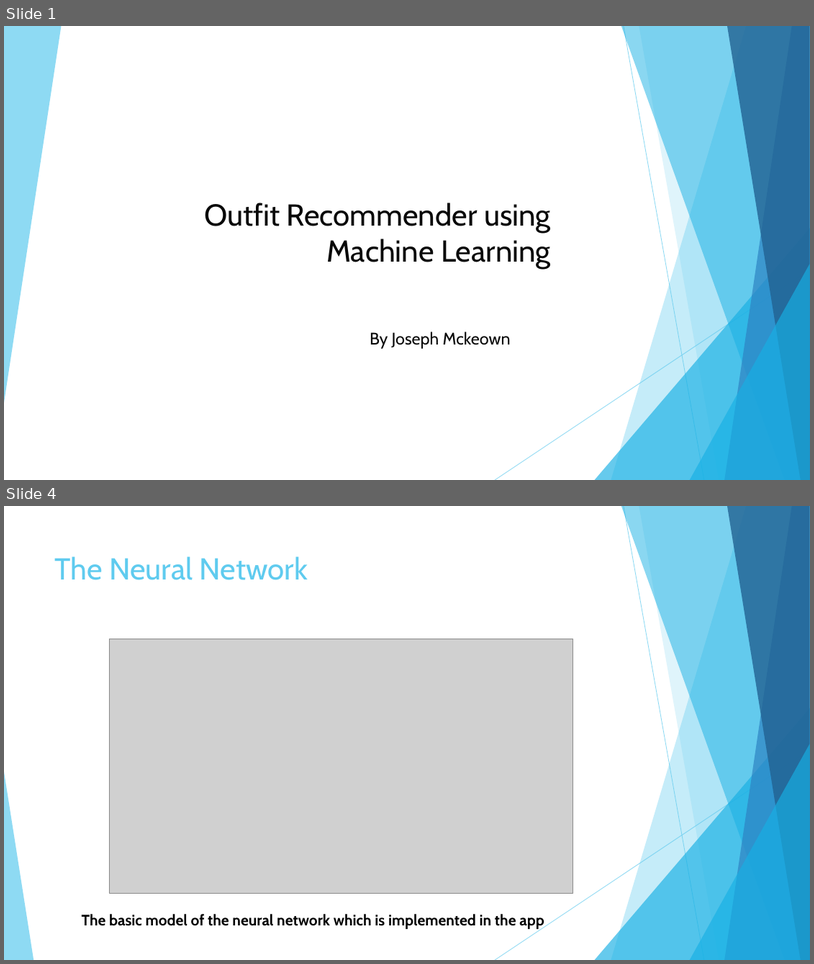
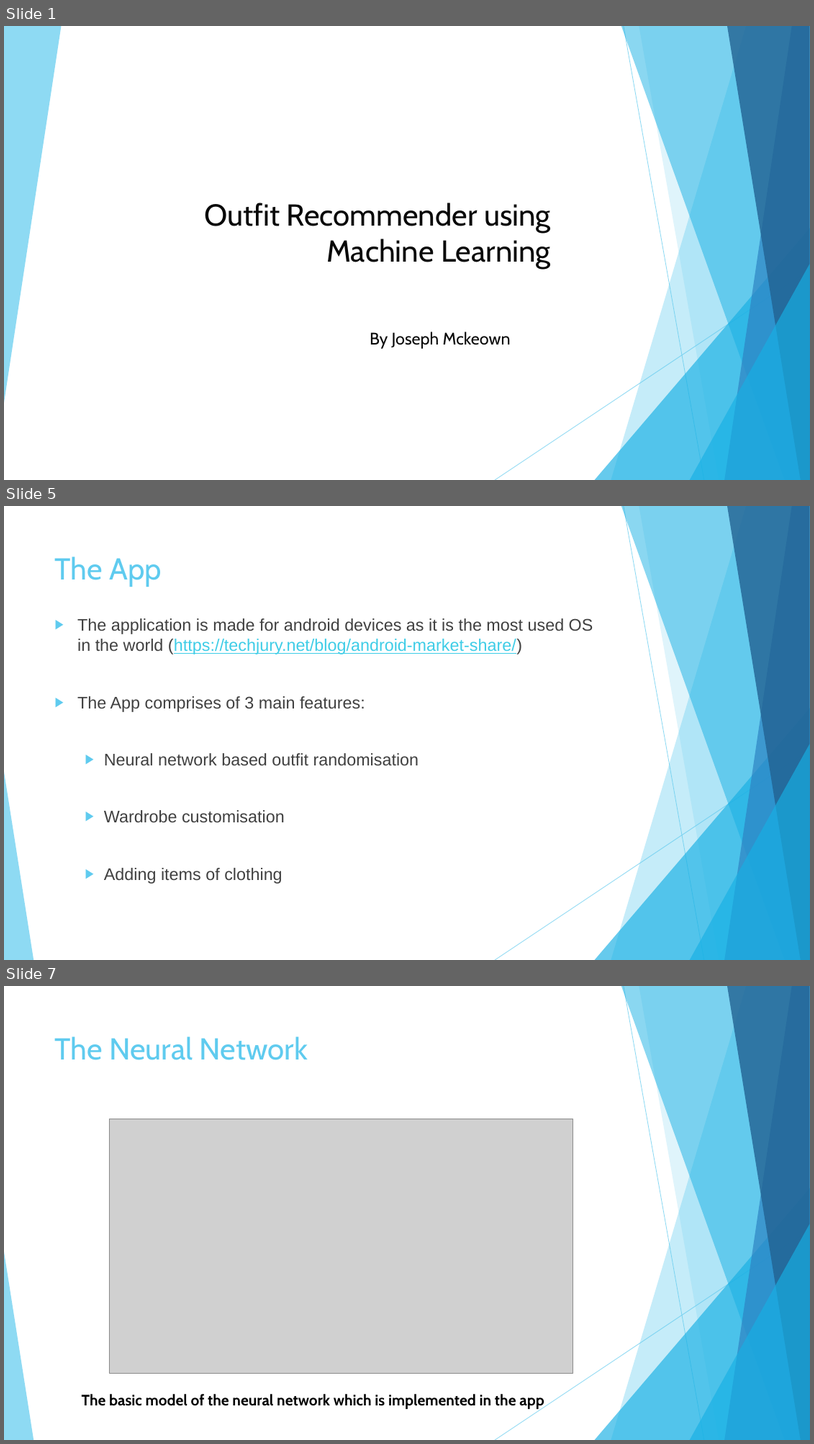
Before and after one commit to kmck712/FYP, a slide deck: porjectPosterThing.pptx. Shown one above the other, each under a label of ours: slides 1 and 4 before the commit, slides 1, 5 and 7 after it; the slides between them are not shown. The pictures are 814x964 and 814x1444 pixels, drawn with LibreOffice and Linux fonts; fonts in the diff are those of the drawing; grey boxes stand for pictures. Boxes give left, top, right and bottom in pixels: in the first picture for what was removed or moved away, otherwise in the second. Text is boxed around its words. In the diff, an @@ line names an element or a change of style, - is before the commit and + after.

```diff
--- a/porjectPosterThing.pptx
+++ b/porjectPosterThing.pptx
@@ slide 5 added at [4,506,810,960], background #FFFFFF; not listed: 10 template elements that a slide beside it also shows @@
@@ title added at [55,556,162,587], 36 pt, text #5FCBEF @@
+The App
@@ text added at [77,618,594,883], 20 pt, text #404040 @@
+▶ The application is made for android devices as it is the most used OS in the world (https://techjury.net/blog/android-market-share/)
+▶ The App comprises of 3 main features:
+  ▶ Neural network based outfit randomisation
+  ▶ Wardrobe customisation
+  ▶ Adding items of clothing
@@ what was slide 4 is now slide 7 @@
```
Also in this commit, not shown: 2 slides changed, 9 other slides added, 2 slides removed, 17 other files.
